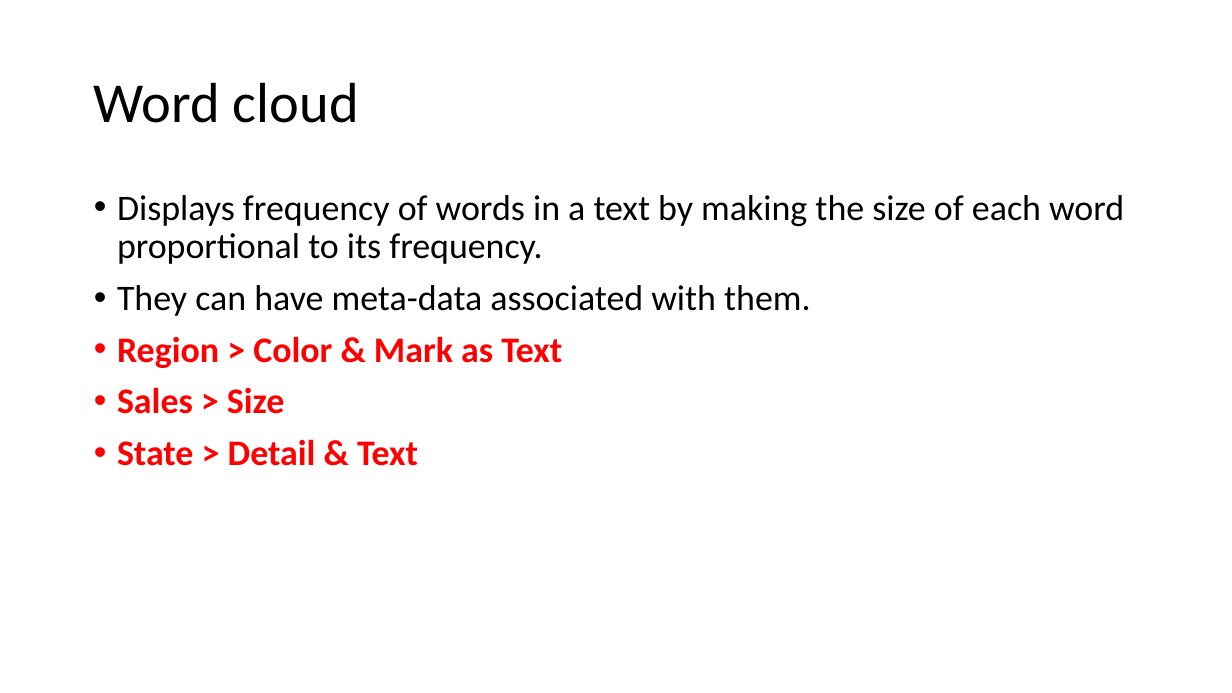
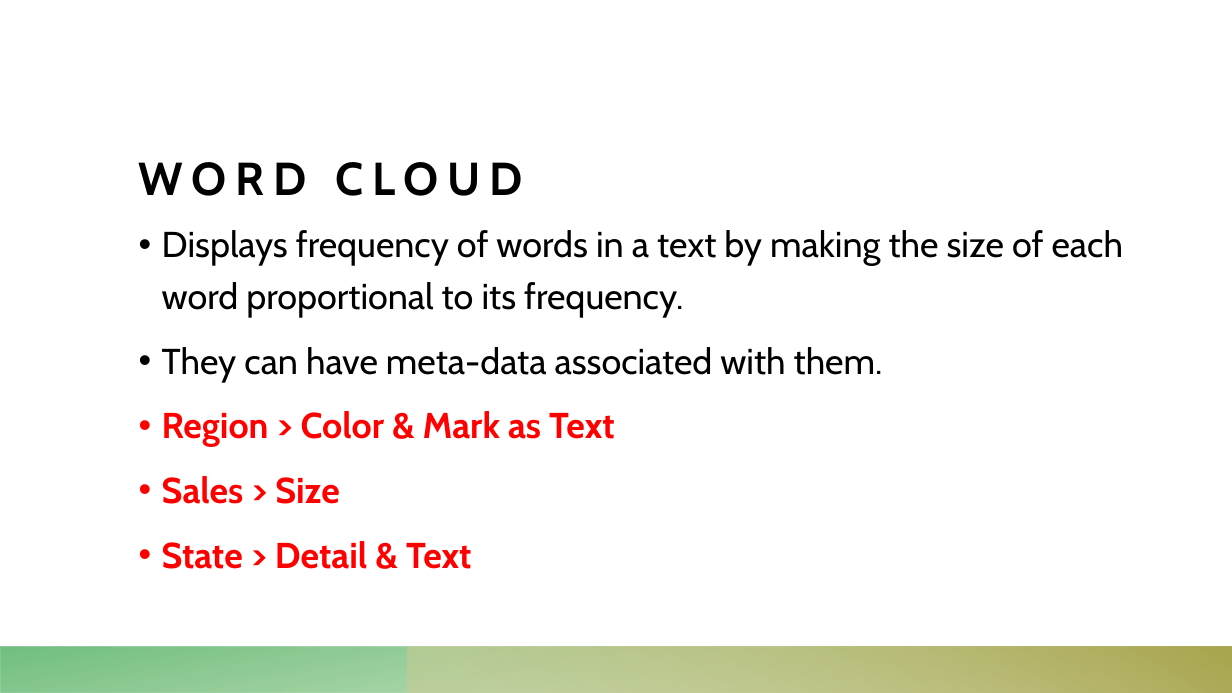
Before and after one commit to torres11991/dap-curriculum, a slide deck: slide 5 of Section09/tableauday3.pptx. Drawn at 1232x693 pixels with LibreOffice and Linux fonts; fonts in the diff are those of the drawing. Boxes give left, top, right and bottom in pixels: in the first picture for what was removed or moved away, otherwise in the second. Text is boxed around its words. In the diff, an @@ line names an element or a change of style, - is before the commit and + after.

```diff
--- a/Section09/tableauday3.pptx
+++ b/Section09/tableauday3.pptx
@@ title "WORD CLOUD" at (139, 162, 523, 196): vertical alignment middle to bottom @@
@@ title at (139, 162, 523, 196): text changed; size 44 to 36 pt; font Calibri to Cabin; bold on @@
-Word cloud
+WORD CLOUD
@@ text "Displays frequency of words in ...": place and size @@
-text "Displays frequency of words in ..." at (117, 195, 1124, 466)
+text "Displays frequency of words in ..." at (162, 230, 1123, 569)
@@ text "Displays frequency of words in ..." at (162, 230, 1123, 569): font Calibri to Cabin; line spacing 0.9 to 1.2 @@
@@ rectangle added at (0, 647, 1232, 693), fill gradient #66B253 to #58B46B @@
@@ rectangle added at (409, 647, 1232, 693), fill gradient #CDCB94 to #A9A64F @@
```
Also in this commit, not shown: 21 other slides changed, 1 other file.
